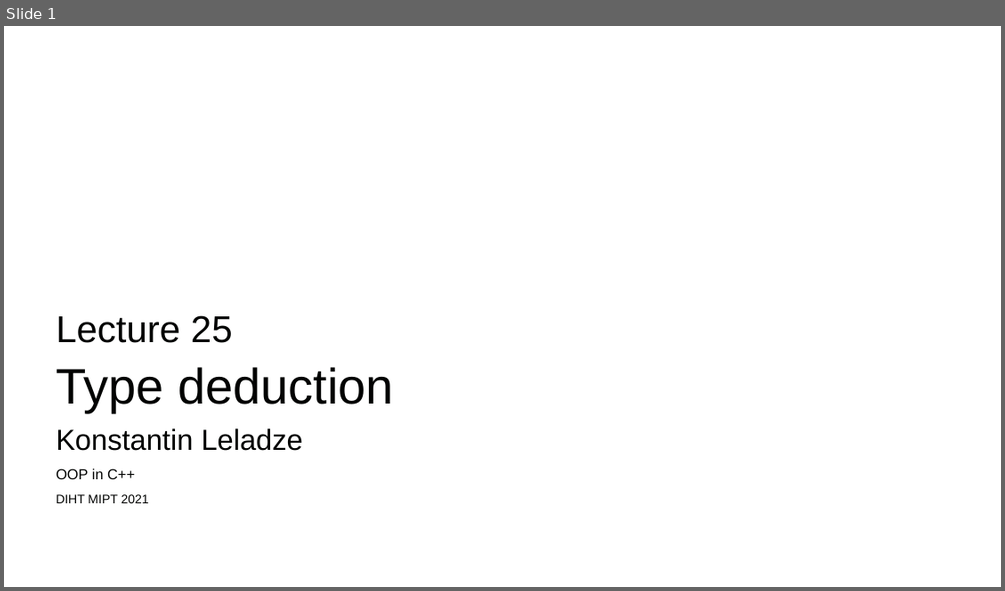
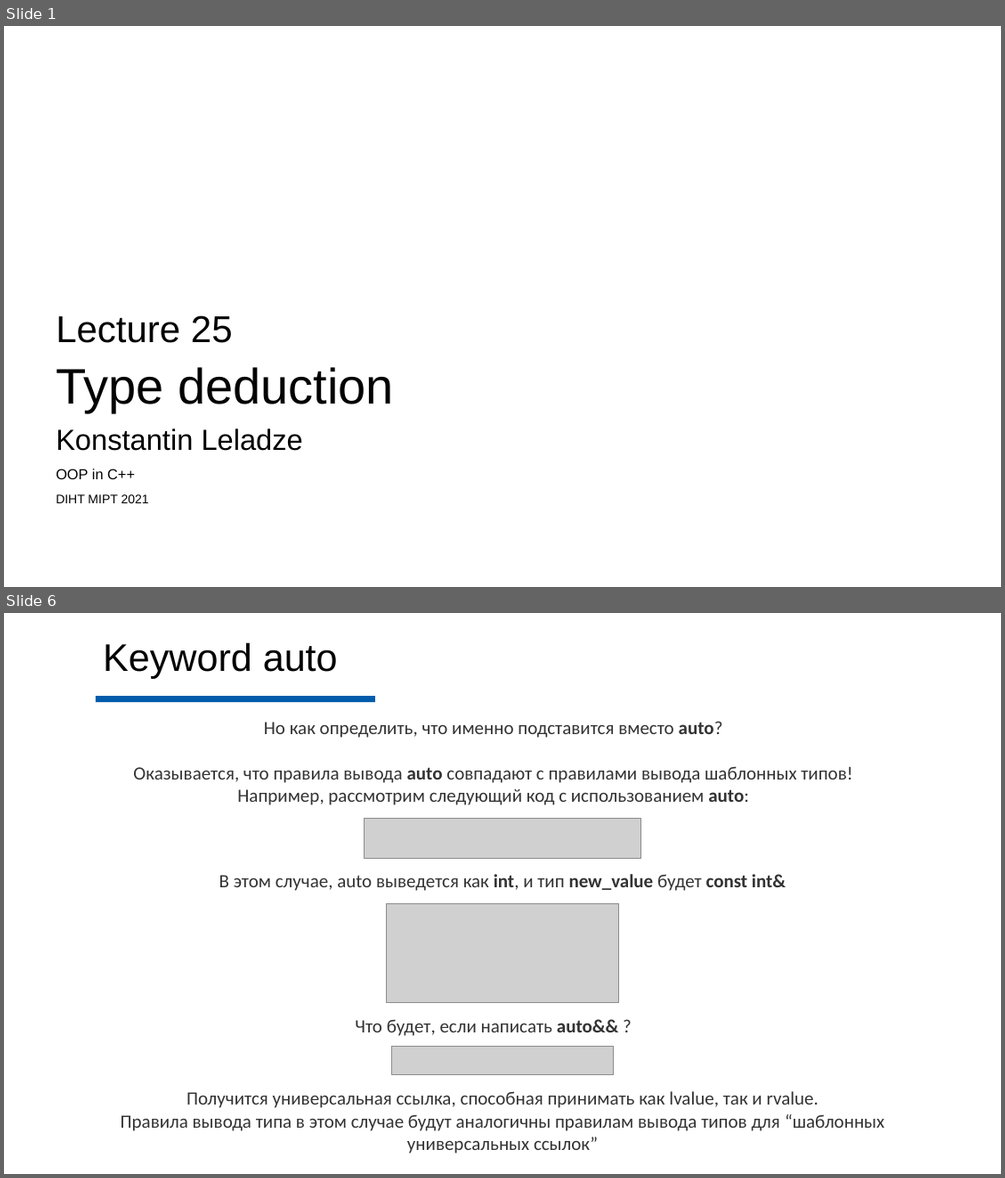
Before and after one commit to Costello1329/cpp-mipt-2021, a slide deck: lectures/lecture-25/draft.pptx. Shown one above the other, each under a label of ours: slide 1 before the commit, slides 1 and 6 after it; the slides between them are not shown. The pictures are 1005x591 and 1005x1178 pixels, drawn with LibreOffice and Linux fonts; fonts in the diff are those of the drawing; grey boxes stand for pictures; background and template pictures are left out. Boxes give left, top, right and bottom in pixels: in the first picture for what was removed or moved away, otherwise in the second. Text is boxed around its words. In the diff, an @@ line names an element or a change of style, - is before the commit and + after.

```diff
--- a/lectures/lecture-25/draft.pptx
+++ b/lectures/lecture-25/draft.pptx
@@ slide 6 added at (x1=4, y1=613, x2=1001, y2=1174), background #FEFEFE @@
@@ text added at (x1=103, y1=642, x2=338, y2=679), 37 pt, text #020302 @@
+Keyword auto
@@ line added from (96, 699) to (375, 699), #015DAC 6 pt @@
@@ text added at (x1=133, y1=721, x2=852, y2=805), 18 pt, text #323332 @@
+Но как определить, что именно подставится вместо auto?
+Оказывается, что правила вывода auto совпадают с правилами вывода шаблонных типов!
+Например, рассмотрим следующий код с использованием auto:
@@ picture added at (x1=364, y1=819, x2=640, y2=859) @@
@@ text added at (x1=219, y1=874, x2=785, y2=891), 18 pt, text #323332 @@
+В этом случае, auto выведется как int, и тип new_value будет const int&
@@ picture added at (x1=386, y1=904, x2=619, y2=1003) @@
@@ text added at (x1=355, y1=1019, x2=619, y2=1036), 18 pt, text #323332 @@
+Что будет, если написать auto&& ?
@@ picture added at (x1=392, y1=1046, x2=614, y2=1075) @@
@@ text added at (x1=121, y1=1091, x2=884, y2=1153), 18 pt, text #323332 @@
+Получится универсальная ссылка, способная принимать как lvalue, так и rvalue.
+Правила вывода типа в этом случае будут аналогичны правилам вывода типов для “шаблонных универсальных ссылок”
```
Also in this commit, not shown: 16 other slides added, 1 slide removed.
